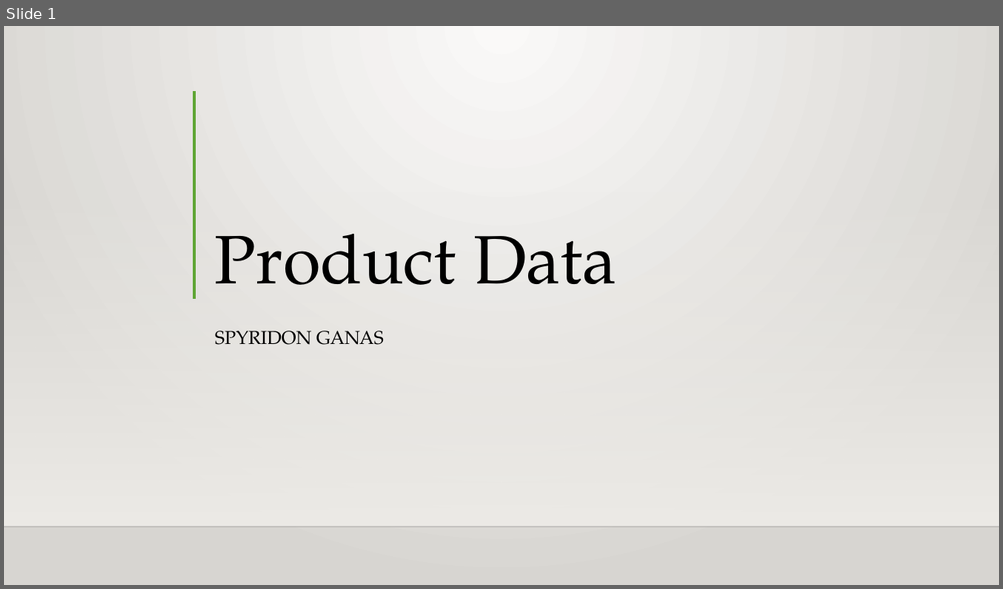
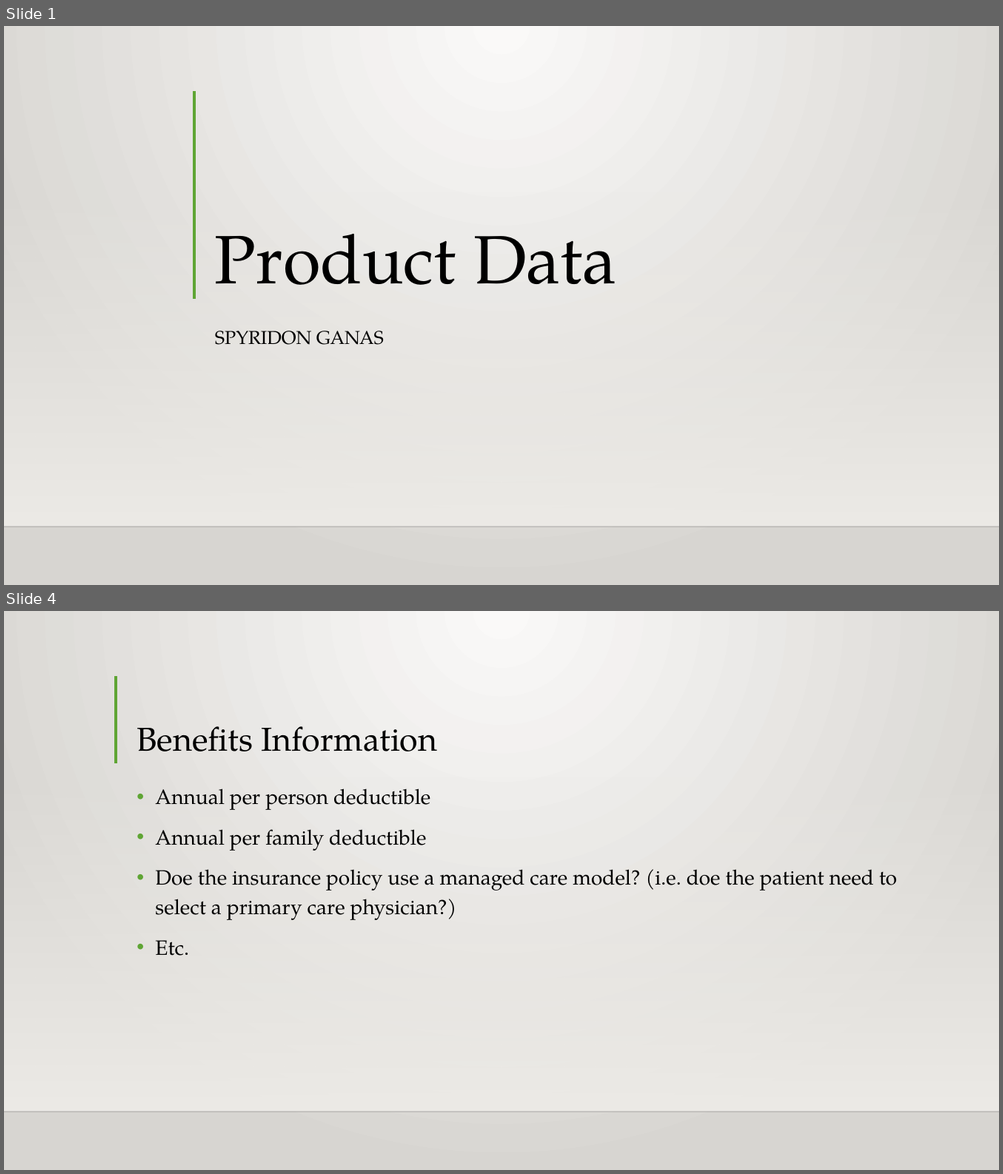
Before and after one commit to Intro-to-APCD/Intro-to-APCD.github.io, a slide deck: PowerPoints/Phase 2 - Overview/005 An Overview of Product Data.pptx. Shown one above the other, each under a label of ours: slide 1 before the commit, slides 1 and 4 after it; the slides between them are not shown. The pictures are 1003x589 and 1003x1174 pixels, drawn with LibreOffice and Linux fonts; fonts in the diff are those of the drawing; background and template pictures are left out. Boxes give left, top, right and bottom in pixels: in the first picture for what was removed or moved away, otherwise in the second. Text is boxed around its words. In the diff, an @@ line names an element or a change of style, - is before the commit and + after.

```diff
--- a/PowerPoints/Phase 2 - Overview/005 An Overview of Product Data.pptx
+++ b/PowerPoints/Phase 2 - Overview/005 An Overview of Product Data.pptx
@@ slide 4 added at bbox=[4, 611, 999, 1170], background gradient #FAFAF9 to #D7D5D2; not listed: 2 template elements that a slide beside it also shows @@
@@ line added from (116, 676) to (116, 763), #5FA534 3 pt @@
@@ title added at bbox=[136, 726, 438, 752], 32 pt, text #000000 @@
+Benefits Information
@@ text added at bbox=[155, 789, 896, 956], 20 pt, text #000000 @@
+• Annual per person deductible
+• Annual per family deductible
+• Doe the insurance policy use a managed care model? (i.e. doe the patient need to select a primary care physician?)
+• Etc.
```
Also in this commit, not shown: 3 other slides added, 4 slides removed.
